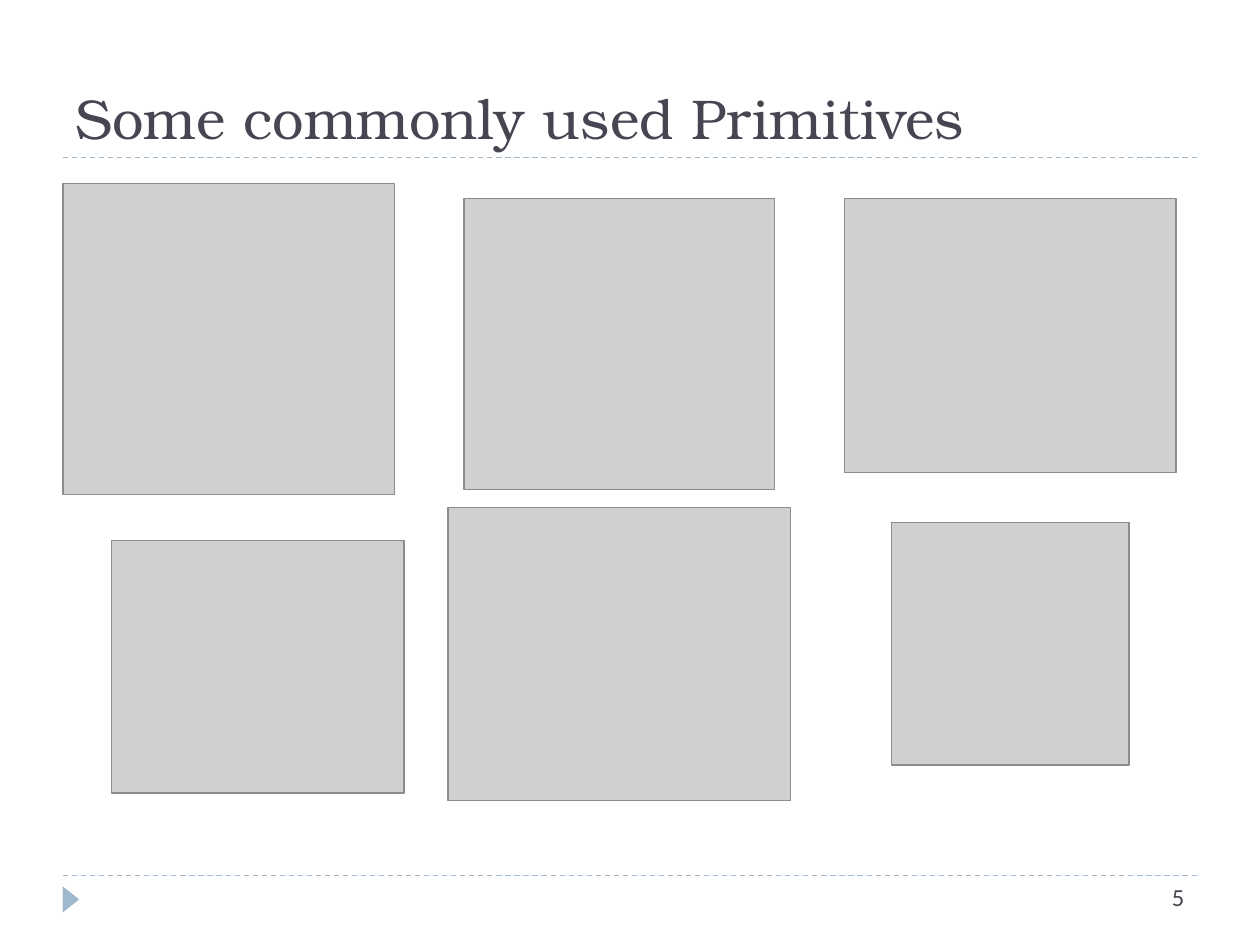
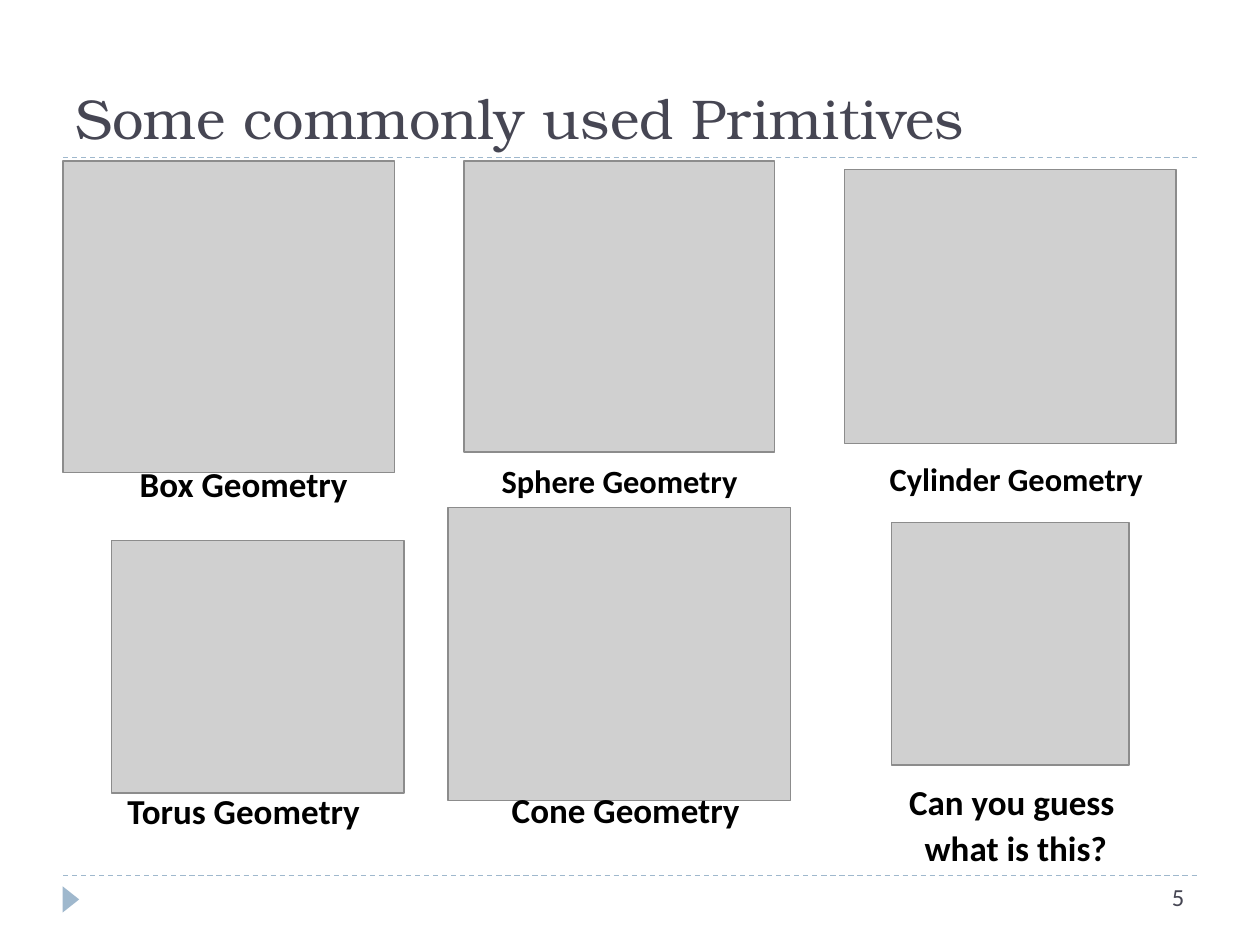
Before and after one commit to nmk-k66-uet/ThreeJS-Practice, a slide deck: slide 11 of Slides/Lec1 - Scene & Primitives.pptx. Drawn at 1260x945 pixels with LibreOffice and Linux fonts; fonts in the diff are those of the drawing; grey boxes stand for pictures. Boxes give left, top, right and bottom in pixels: in the first picture for what was removed or moved away, otherwise in the second. Text is boxed around its words. In the diff, an @@ line names an element or a change of style, - is before the commit and + after.

```diff
--- a/Slides/Lec1 - Scene & Primitives.pptx
+++ b/Slides/Lec1 - Scene & Primitives.pptx
@@ picture: place and size @@
-picture at (63, 184, 394, 495)
+picture at (63, 161, 394, 472)
@@ picture: place and size @@
-picture at (464, 199, 775, 490)
+picture at (464, 161, 775, 452)
@@ picture: place and size @@
-picture at (844, 199, 1176, 472)
+picture at (844, 170, 1176, 444)
@@ text added at (140, 468, 348, 503), 20 pt, text #000000, bold @@
+Box Geometry
@@ text added at (502, 470, 738, 498), 18.5 pt, text #000000, bold @@
+Sphere Geometry
@@ text added at (890, 468, 1143, 496), 18.5 pt, text #000000, bold @@
+Cylinder Geometry
@@ text added at (127, 801, 360, 830), 20 pt, text #000000, bold @@
+Torus Geometry
@@ text added at (512, 795, 739, 829), 20 pt, text #000000, bold @@
+Cone Geometry
@@ text added at (909, 792, 1114, 862), 20 pt, text #000000, bold @@
+Can you guess
+what is this?
```
Also in this commit, not shown: 3 other slides changed.
